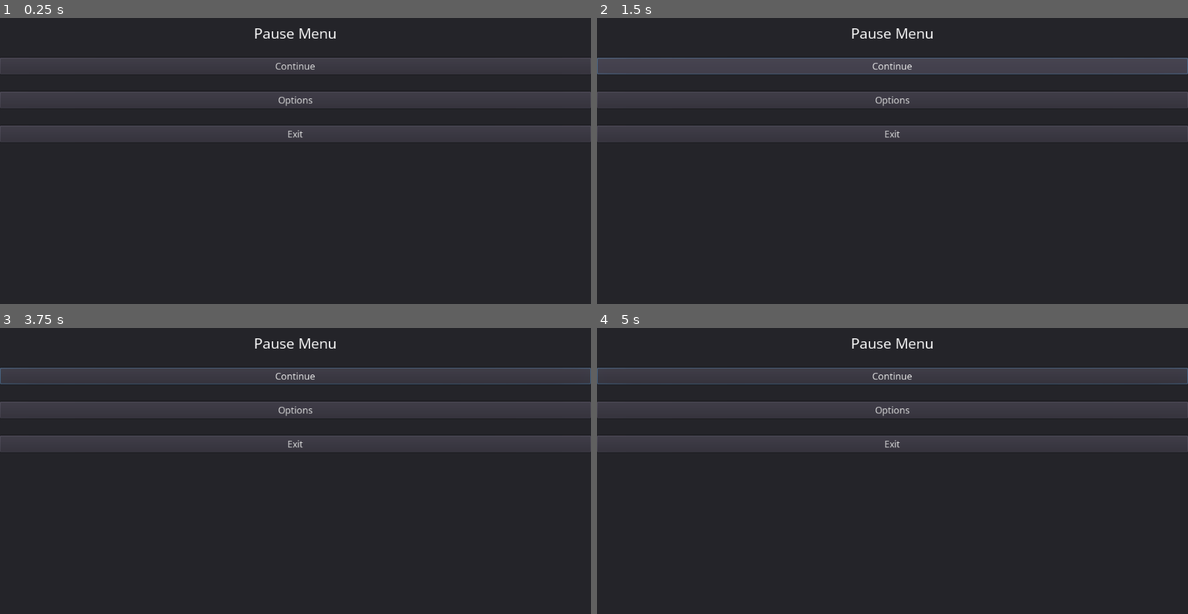
Above: before the commit, frames 1-4 (two rows, left to right).
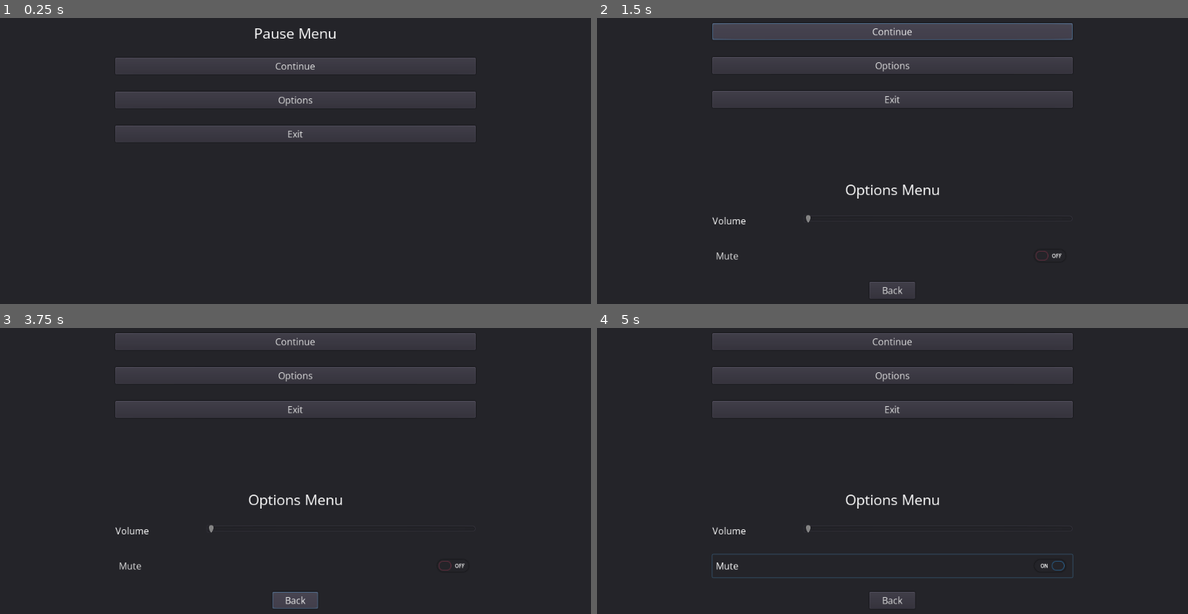
Above: after the commit, the same moments.

Repository: SavoVuksan/godot_wild_jam_45
Game: Godot game, scene res://Blueprints/PauseMenu.tscn
Same seed, same stepped clock (60 frames per second), same inputs: the game is played once before the commit and once after it. The project has no main scene, so this scene is started directly.
Inputs (mouse positions are in pixels of both pictures, inside the frame that each line leads up to):
- Up to frame 1 (0.25 s): no input
- Up to frame 2 (1.5 s): click "Options" at 0.5 s; click "Continue" at 1.25 s
- Up to frame 3 (3.75 s): click "Continue" at 2 s; click "Continue" at 2.75 s; click (295, 599) at 3.5 s, where only the run after the commit has a clickable "Back"
- Up to frame 4 (5 s): click (892, 565) at 4.25 s, where only the run after the commit has a clickable "Mute"

The runs differ from the first frame. In frame 1, 4.0% of the frame differs, in the area x 0-100%, y 13-44%; in frame 2, 12%, in the area x 0-100%, y 1-98%; in frame 3, 10%; in frame 4, 11%.

Commit message:
Added global object and worked on pause menu

Diff:
--- a/Blueprints/PauseMenu.tscn
+++ b/Blueprints/PauseMenu.tscn
@@ -1,51 +1,59 @@
-[gd_scene load_steps=3 format=2]
+[gd_scene load_steps=4 format=2]
 
 [ext_resource path="res://Resources/open_sans_regular_heading.tres" type="DynamicFont" id=1]
 [ext_resource path="res://Resources/open_sans_regular_text.tres" type="DynamicFont" id=2]
+[ext_resource path="res://Scripts/PauseMenu.gd" type="Script" id=3]
 
 [node name="PauseMenu" type="Control"]
 anchor_right = 1.0
 anchor_bottom = 1.0
+script = ExtResource( 3 )
 
 [node name="Panel" type="Panel" parent="."]
 anchor_right = 1.0
 anchor_bottom = 1.0
 
-[node name="VBoxContainer" type="VBoxContainer" parent="Panel"]
-anchor_right = 1.0
-anchor_bottom = 1.0
+[node name="PauseMenuContent" type="VBoxContainer" parent="Panel"]
+anchor_left = 0.5
+anchor_right = 0.5
+margin_left = -312.0
 margin_top = 100.0
+margin_right = 312.0
+margin_bottom = 500.0
 custom_constants/separation = 25
 
-[node name="PauseMenu" type="Label" parent="Panel/VBoxContainer"]
-margin_right = 1024.0
+[node name="PauseMenu" type="Label" parent="Panel/PauseMenuContent"]
+margin_right = 624.0
 margin_bottom = 35.0
 custom_fonts/font = ExtResource( 1 )
 text = "Pause Menu"
 align = 1
 
-[node name="VBoxContainer" type="VBoxContainer" parent="Panel/VBoxContainer"]
+[node name="VBoxContainer" type="VBoxContainer" parent="Panel/PauseMenuContent"]
 margin_top = 60.0
-margin_right = 1024.0
+margin_right = 624.0
 margin_bottom = 207.0
 custom_constants/separation = 30
+alignment = 1
 
-[node name="ContinueButton" type="Button" parent="Panel/VBoxContainer/VBoxContainer"]
-margin_right = 1024.0
+[node name="ContinueButton" type="Button" parent="Panel/PauseMenuContent/VBoxContainer"]
+margin_right = 624.0
 margin_bottom = 29.0
 custom_fonts/font = ExtResource( 2 )
 text = "Continue"
 
-[node name="OptionsButton" type="Button" parent="Panel/VBoxContainer/VBoxContainer"]
+[node name="OptionsButton" type="Button" parent="Panel/PauseMenuContent/VBoxContainer"]
 margin_top = 59.0
-margin_right = 1024.0
+margin_right = 624.0
 margin_bottom = 88.0
 custom_fonts/font = ExtResource( 2 )
 text = "Options"
 
-[node name="ExitButton" type="Button" parent="Panel/VBoxContainer/VBoxContainer"]
+[node name="ExitButton" type="Button" parent="Panel/PauseMenuContent/VBoxContainer"]
 margin_top = 118.0
-margin_right = 1024.0
+margin_right = 624.0
 margin_bottom = 147.0
 custom_fonts/font = ExtResource( 2 )
 text = "Exit"
+
+[connection signal="pressed" from="Panel/PauseMenuContent/VBoxContainer/OptionsButton" to="." method="_on_OptionsButton_pressed"]
--- /dev/null
+++ b/Scripts/Globals.gd
@@ -0,0 +1,6 @@
+extends Node
+
+# This script holds all globally relevant game state
+
+var volume = 100
+var muted = false
--- /dev/null
+++ b/Scripts/PauseMenu.gd
@@ -0,0 +1,22 @@
+extends Control
+
+onready var content = $Panel/PauseMenuContent
+
+var options_menu = preload("res://Blueprints/OptionsMenu.tscn").instance()
+
+# Called when the node enters the scene tree for the first time.
+func _ready():
+	pass # Replace with function body.
+
+
+# Called every frame. 'delta' is the elapsed time since the previous frame.
+#func _process(delta):
+#	pass
+
+
+func _on_OptionsButton_pressed():
+	var content_child = content.get_child(0)
+	content.remove_child(content_child)
+	content_child.call_deferred("free")
+	content.add_child(options_menu)
+	print(options_menu)
--- a/project.godot
+++ b/project.godot
@@ -13,6 +13,10 @@
 config/name="godot_wild_jam_45"
 config/icon="res://icon.png"
 
+[autoload]
+
+Globals="*res://Scripts/Globals.gd"
+
 [physics]
 
 common/enable_pause_aware_picking=true
